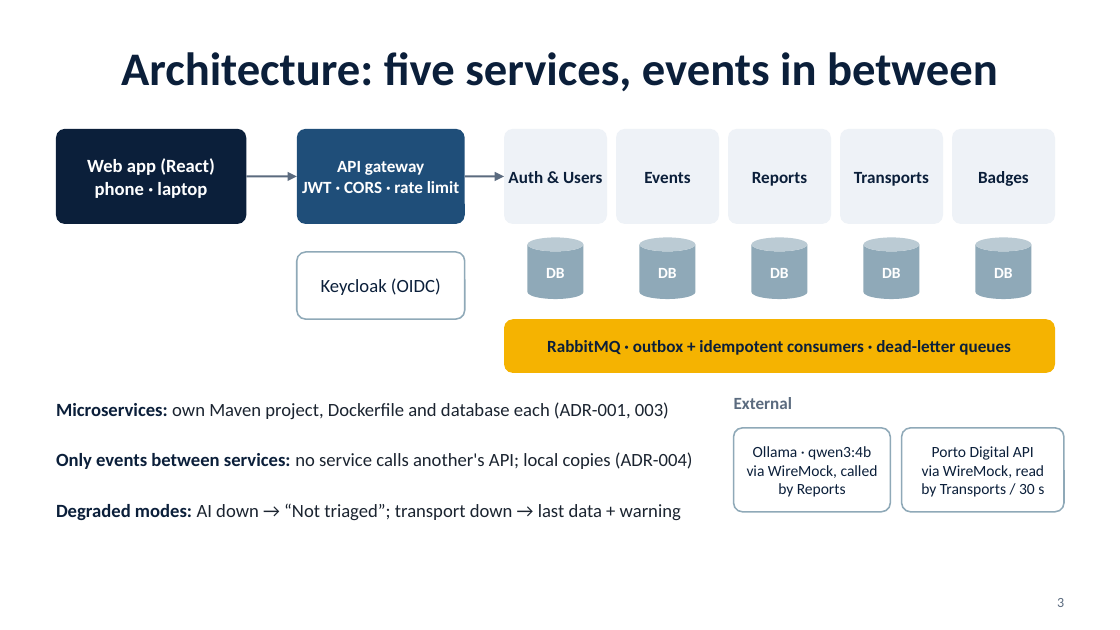
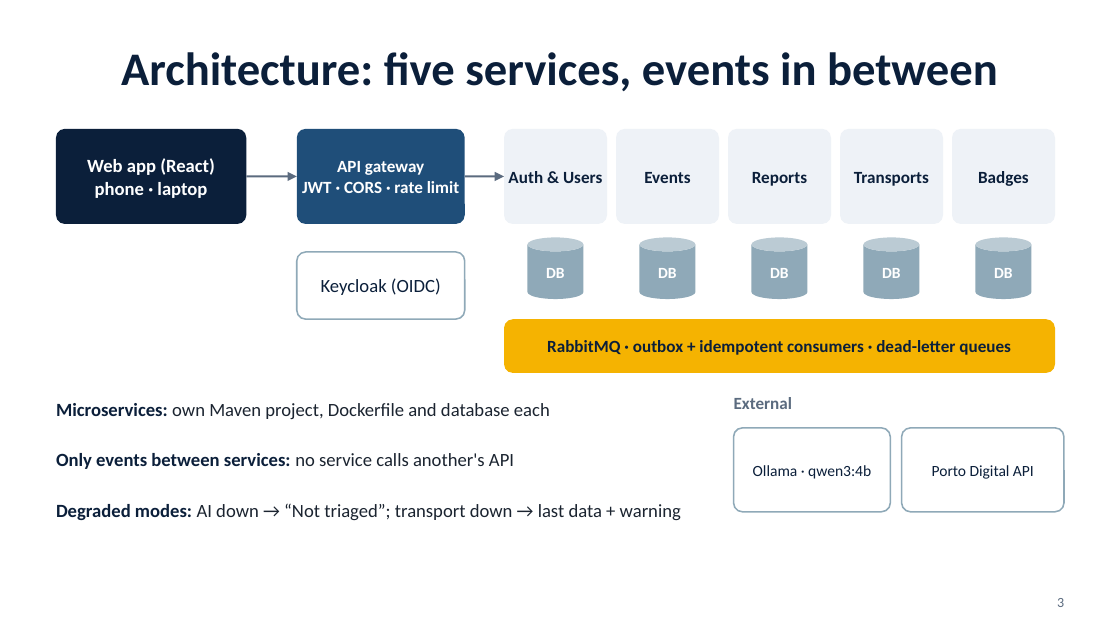
Before and after one commit to tomasoliveira21/LABDSOF, a slide deck: slide 3 of Docs/Presentation/Farol_Sprint_A_PL_Presentation.pptx. Drawn at 1120x630 pixels with LibreOffice and Linux fonts; fonts in the diff are those of the drawing. Boxes give left, top, right and bottom in pixels: in the first picture for what was removed or moved away, otherwise in the second. Text is boxed around its words. In the diff, an @@ line names an element or a change of style, - is before the commit and + after.

```diff
--- a/Docs/Presentation/Farol_Sprint_A_PL_Presentation.pptx
+++ b/Docs/Presentation/Farol_Sprint_A_PL_Presentation.pptx
@@ text at [56,403,550,419]: text changed @@
-Microservices: own Maven project, Dockerfile and database each (ADR-001, 003)
+Microservices: own Maven project, Dockerfile and database each
@@ text at [56,453,514,469]: text changed; text colour #1B2430 to #0B1F3A; bold on @@
-Only events between services: no service calls another's API; local copies (ADR-004)
+Only events between services: no service calls another's API
@@ text at [747,465,878,497]: paragraphs removed @@
-via WireMock, called
-by Reports
@@ text at [921,465,1045,497]: paragraphs removed @@
-via WireMock, read
-by Transports / 30 s
```
Also in this commit, not shown: 1 other slide changed, 1 other file.
